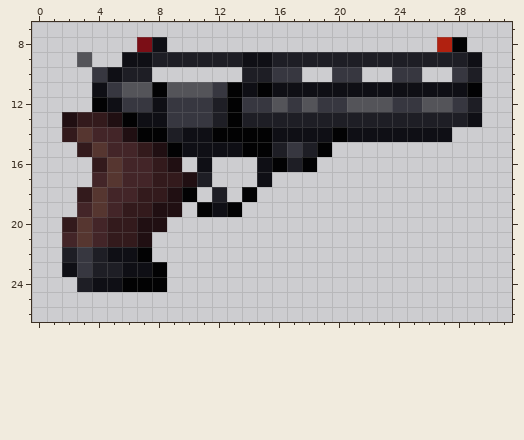
A pixel-art sprite gets an edit: Resources/Textures/SS220/Objects/Weapons/Guns/Revolvers/mateba.rsi/bolt-open.png. The first picture shows the starting point.
The file is 32x32 pixels. Shown: x 0..31, y 7..26.
And afterwards:
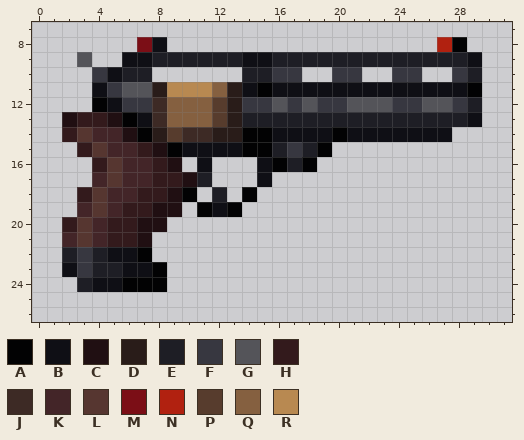
Palette (. is transparent): A #020203  B #0f0f15  C #200f12  D #291c19  E #1e1e25  F #373740  G #545459  H #331a1c  J #3d2a25  K #432528  L #563630  M #7b0e16  N #b12110  P #573c2d  Q #856040  R #b88951
From old to new:
Colour A gives way to colour D in row 11 at x 8 and 13; in rows 12 to 13 at x 13; in row 14 at x 8 and 12 to 13.
Colour B gives way to colour J in rows 12 to 13 at x 8; in row 14 at x 10 to 11.
Colour E gives way to colour P in rows 12 to 13 at x 12; in row 14 at x 9.
Colour F gives way to colour Q in row 11 at x 12; in rows 12 to 13 at x 9 to 11.
Colour G gives way to colour R in row 11 at x 9 to 11.
Where, in picture pixels (left, top, right, bottom), the same in both pictures:
changed: (152, 82, 242, 142)
